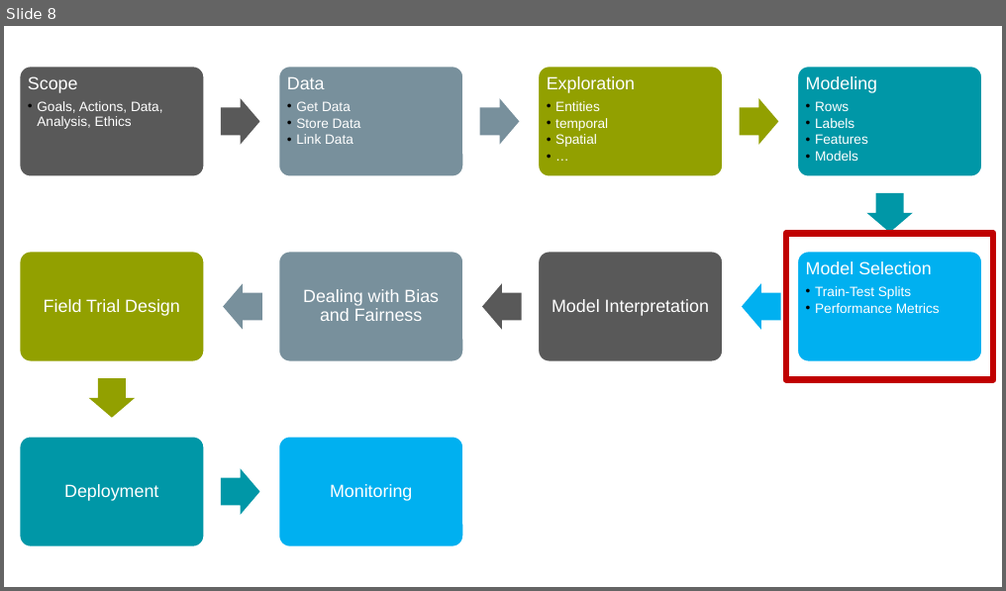
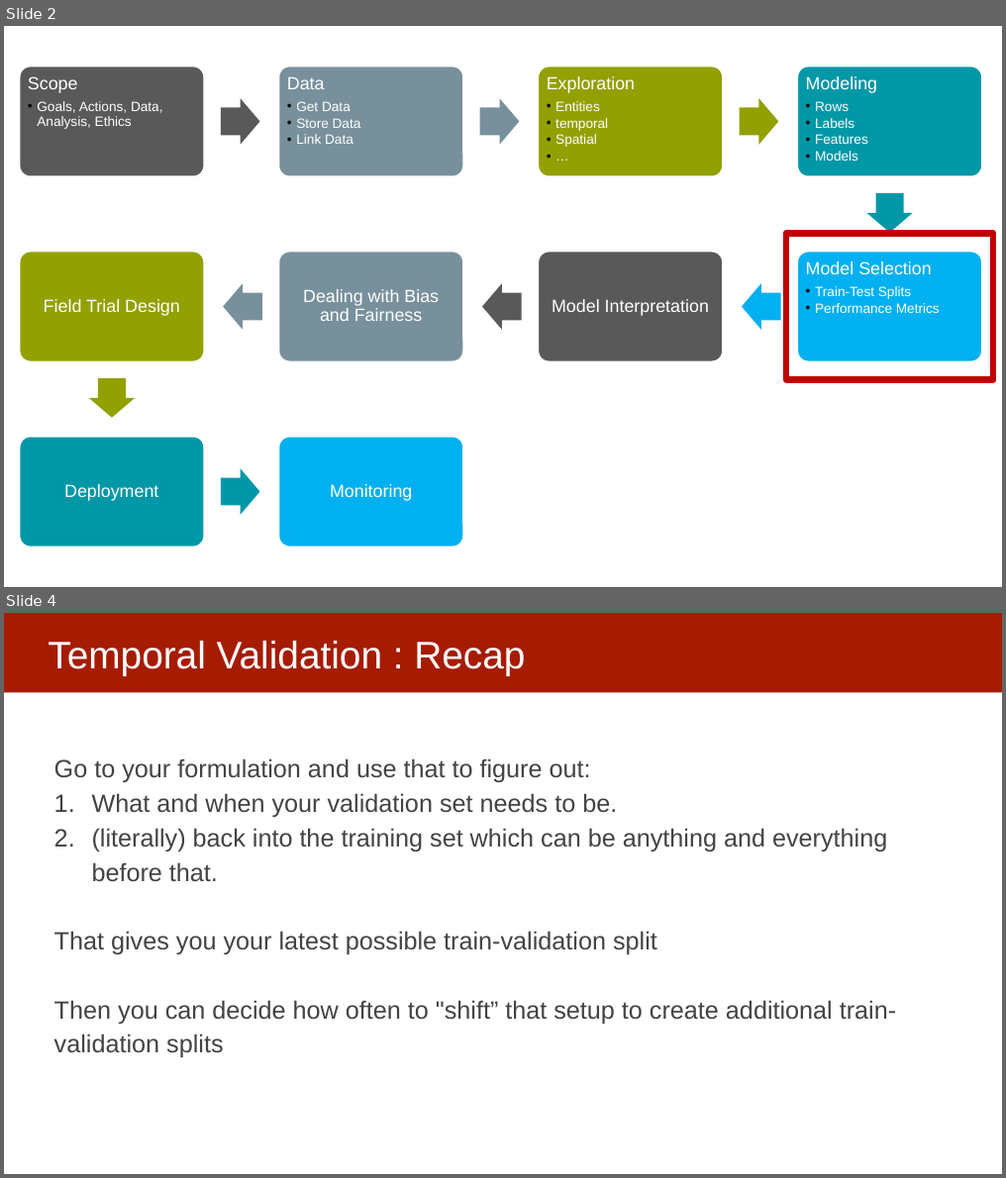
Before and after one commit to dssg/MLinPractice, a slide deck: Lectures/Lecture6-EvaluationMetrics.pptx. Shown one above the other, each under a label of ours: slide 8 before the commit, slides 2 and 4 after it; the slides between them are not shown. The pictures are 1006x591 and 1006x1178 pixels, drawn with LibreOffice and Linux fonts; fonts in the diff are those of the drawing. Boxes give left, top, right and bottom in pixels: in the first picture for what was removed or moved away, otherwise in the second. Text is boxed around its words. In the diff, an @@ line names an element or a change of style, - is before the commit and + after.

```diff
--- a/Lectures/Lecture6-EvaluationMetrics.pptx
+++ b/Lectures/Lecture6-EvaluationMetrics.pptx
@@ slide 4 added at (4,613,1002,1174), background #FFFFFF @@
@@ rectangle added at (4,613,1002,692), fill #A61C00 @@
@@ title added at (48,641,525,675), 37 pt, text #FFFFFF @@
+Temporal Validation : Recap
@@ text added at (54,759,896,1059), 24 pt, text #434343 @@
+Go to your formulation and use that to figure out:
+1. What and when your validation set needs to be.
+2. (literally) back into the training set which can be anything and everything before that.
+That gives you your latest possible train-validation split
+Then you can decide how often to "shift” that setup to create additional train-validation splits
@@ what was slide 8 is now slide 2 @@
```
Also in this commit, not shown: 7 slides changed, 3 other slides added, 3 slides removed, 2 other files.
